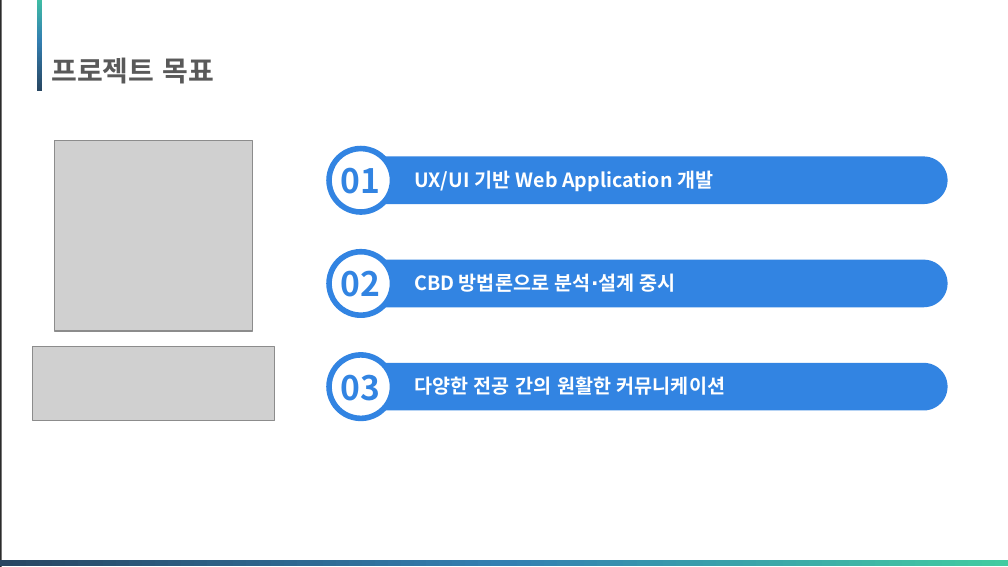
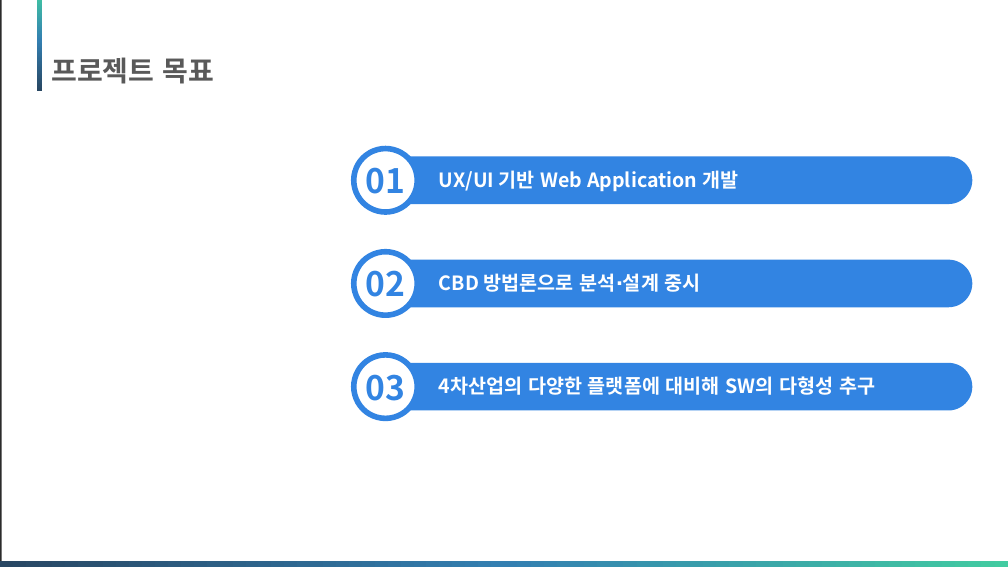
Before and after one commit to Matrix-ERPSolution/Matrix-Webapp, a slide deck: slide 5 of Matrix_presentation.pptx. Drawn at 1008x567 pixels with LibreOffice and Linux fonts; fonts in the diff are those of the drawing; grey boxes stand for pictures; background and template pictures are left out; a plain dark background stands for a picture behind light text. Boxes give left, top, right and bottom in pixels: in the first picture for what was removed or moved away, otherwise in the second. Text is boxed around its words. In the diff, an @@ line names an element or a change of style, - is before the commit and + after.

```diff
--- a/Matrix_presentation.pptx
+++ b/Matrix_presentation.pptx
@@ picture removed at <box>54,141,253,332</box> @@
@@ picture removed at <box>32,347,274,420</box> @@
@@ 5 texts, 3 round same rects, 3 ellipses: place and size @@
-5 texts, 3 round same rects, 3 ellipses at <box>329,148,948,418</box>
+5 texts, 3 round same rects, 3 ellipses at <box>354,148,972,418</box>
@@ text at <box>439,376,875,395</box>: text changed @@
-다양한 전공 간의 원활한 커뮤니케이션
+4차산업의 다양한 플랫폼에 대비해 SW의 다형성 추구
```
Also in this commit, not shown: 21 other slides changed, 3 slides added, 4 slides removed.
